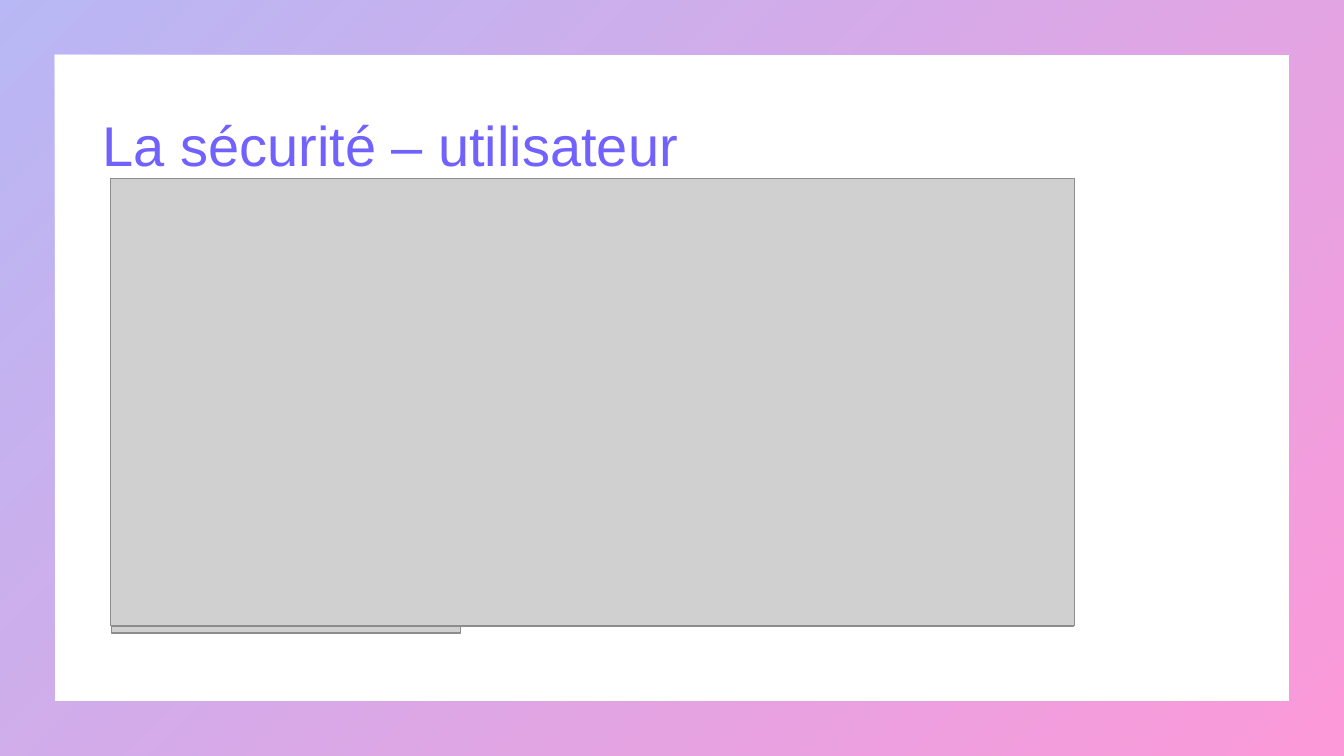
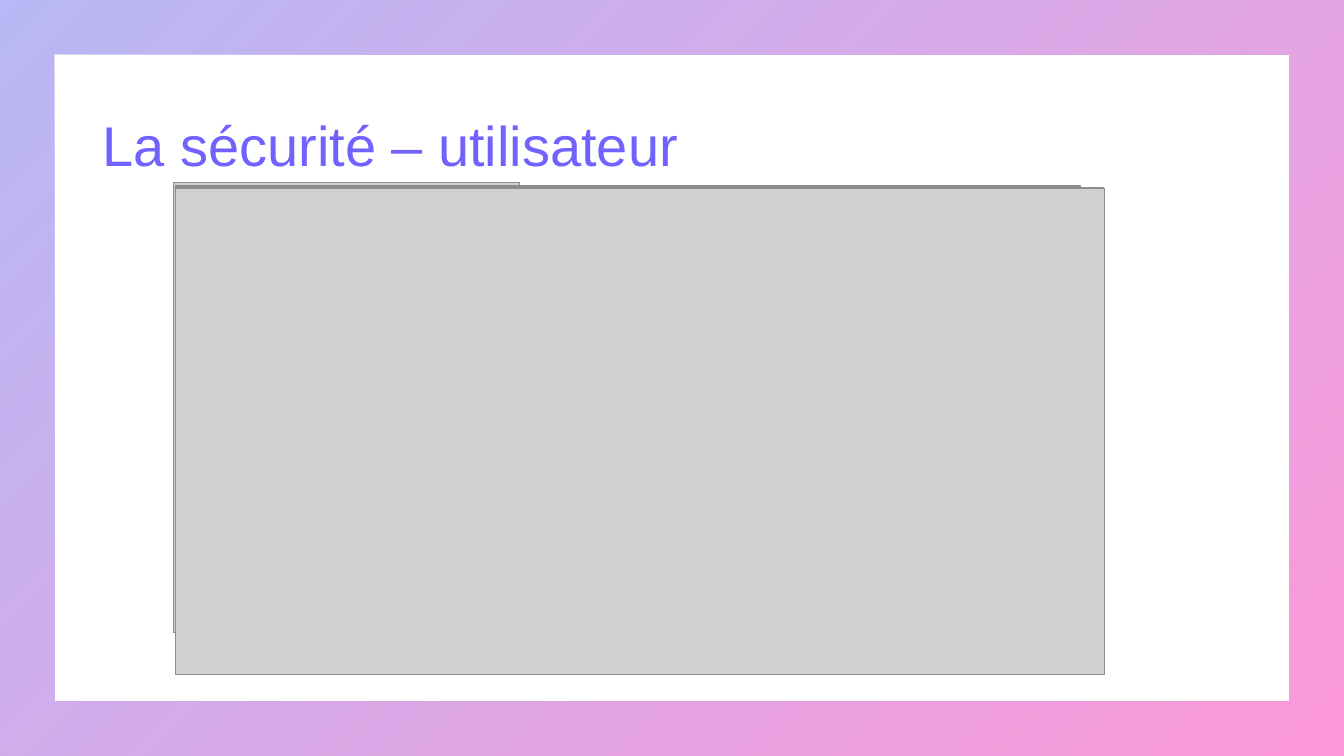
Before and after one commit to mapette/sos_immo_backend, a slide deck: slide 14 of doc/présentation V3.pptx. Drawn at 1344x756 pixels with LibreOffice and Linux fonts; fonts in the diff are those of the drawing; grey boxes stand for pictures. Boxes give left, top, right and bottom in pixels: in the first picture for what was removed or moved away, otherwise in the second. Text is boxed around its words. In the diff, an @@ line names an element or a change of style, - is before the commit and + after.

```diff
--- a/doc/présentation V3.pptx
+++ b/doc/présentation V3.pptx
@@ picture: place and size @@
-picture at [112,182,461,633]
+picture at [173,182,520,632]
@@ picture: place and size @@
-picture at [112,178,1074,627]
+picture at [175,186,1081,671]
@@ picture: place and size @@
-picture at [111,178,1075,626]
+picture at [175,187,1081,671]
@@ picture: place and size @@
-picture at [112,180,1062,627]
+picture at [175,188,1104,671]
@@ picture added at [175,189,1105,675] @@
```
Also in this commit, not shown: 5 other slides changed, 2 slides added, 1 slide removed, 3 other files.
